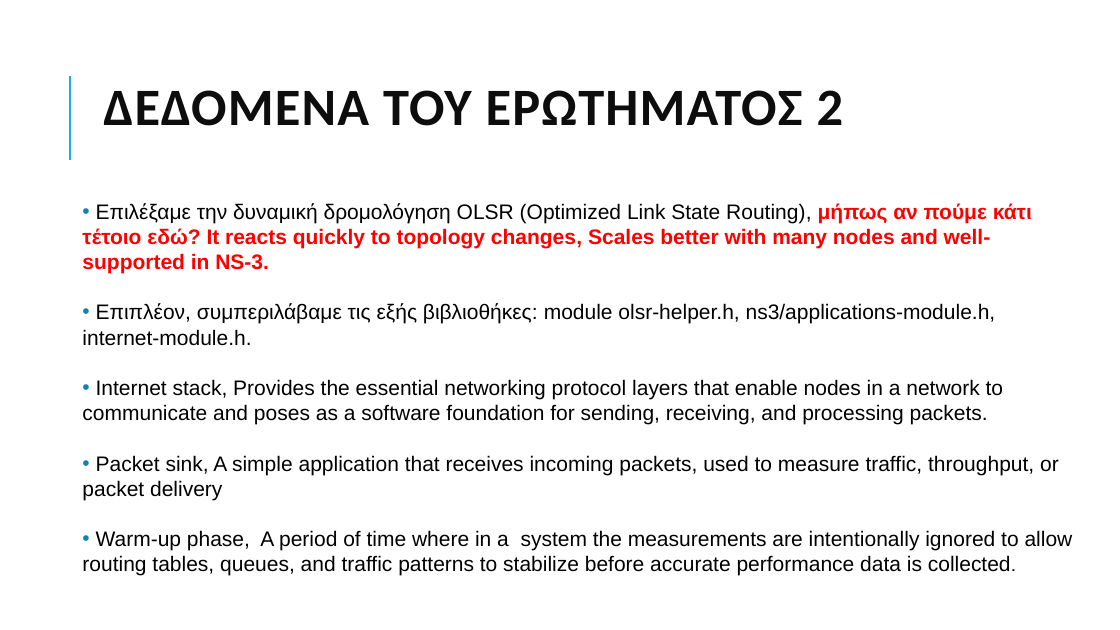
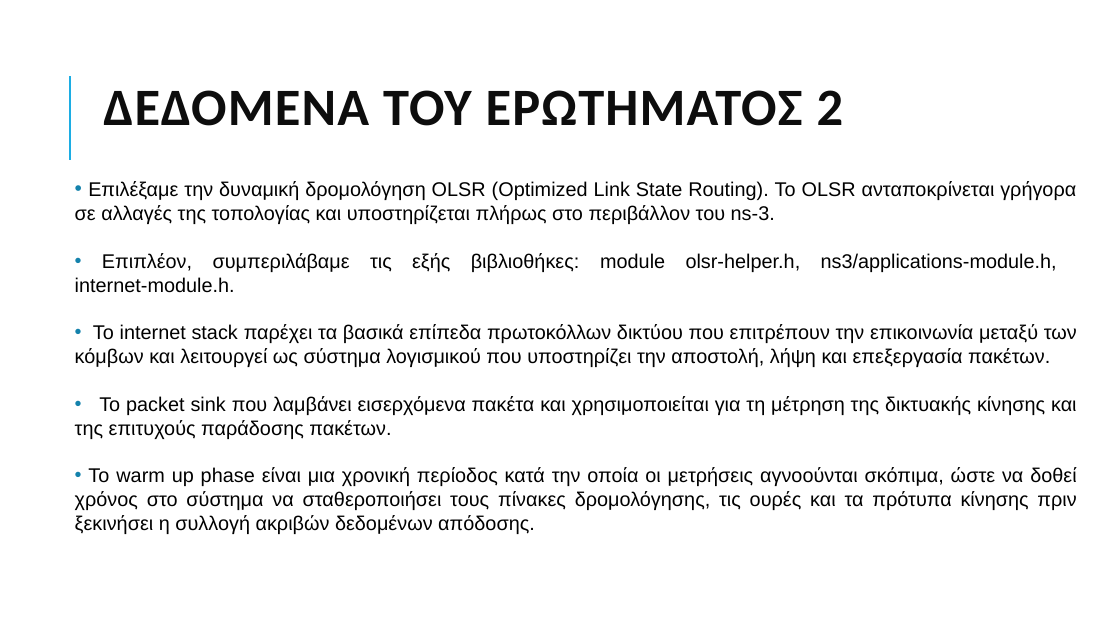
Before and after one commit to grgmyl/Ns3Project, a slide deck: slide 8 of Presentations/Ns-3_presentation_F.pptx. Drawn at 1120x630 pixels with LibreOffice and Linux fonts; fonts in the diff are those of the drawing. Boxes give left, top, right and bottom in pixels: in the first picture for what was removed or moved away, otherwise in the second. Text is boxed around its words. In the diff, an @@ line names an element or a change of style, - is before the commit and + after.

```diff
--- a/Presentations/Ns-3_presentation_F.pptx
+++ b/Presentations/Ns-3_presentation_F.pptx
@@ text "Επιλέξαμε την δυναμική δρομολόγηση OLSR ...": place and size @@
-text "Επιλέξαμε την δυναμική δρομολόγηση OLSR ..." at (82,203,1073,576)
+text "Επιλέξαμε την δυναμική δρομολόγηση OLSR ..." at (75,181,1077,534)
@@ text at (75,181,1076,224): text changed; size 18 to 17 pt; text colour #FF0000 to #000000; bold off @@
-• Επιλέξαμε την δυναμική δρομολόγηση OLSR (Optimized Link State Routing), μήπως αν πούμε κάτι τέτοιο εδώ? It reacts quickly to topology changes, Scales better with many nodes and well-supported in NS-3.
+• Επιλέξαμε την δυναμική δρομολόγηση OLSR (Optimized Link State Routing). Το OLSR ανταποκρίνεται γρήγορα σε αλλαγές της τοπολογίας και υποστηρίζεται πλήρως στο περιβάλλον του ns-3.
@@ text at (102,253,1057,272): size 18 to 17 pt in "Επιπλέον, συμπεριλάβαμε τις εξής βιβλιοθήκες: module olsr-he ..."; alignment left to justified @@
@@ text at (75,324,1077,534): text changed; size 18 to 17 pt @@
-• Internet stack, Provides the essential networking protocol layers that enable nodes in a network to communicate and poses as a software foundation for sending, receiving, and processing packets.
-• Packet sink, A simple application that receives incoming packets, used to measure traffic, throughput, or packet delivery
-• Warm-up phase, A period of time where in a system the measurements are intentionally ignored to allow routing tables, queues, and traffic patterns to stabilize before accurate performance data is collected.
+• Το internet stack παρέχει τα βασικά επίπεδα πρωτοκόλλων δικτύου που επιτρέπουν την επικοινωνία μεταξύ των κόμβων και λειτουργεί ως σύστημα λογισμικού που υποστηρίζει την αποστολή, λήψη και επεξεργασία πακέτων.
+• Το packet sink που λαμβάνει εισερχόμενα πακέτα και χρησιμοποιείται για τη μέτρηση της δικτυακής κίνησης και της επιτυχούς παράδοσης πακέτων.
+• Το warm up phase είναι μια χρονική περίοδος κατά την οποία οι μετρήσεις αγνοούνται σκόπιμα, ώστε να δοθεί χρόνος στο σύστημα να σταθεροποιήσει τους πίνακες δρομολόγησης, τις ουρές και τα πρότυπα κίνησης πριν ξεκινήσει η συλλογή ακριβών δεδομένων απόδοσης.
```
Also in this commit, not shown: 1 other slide changed.
